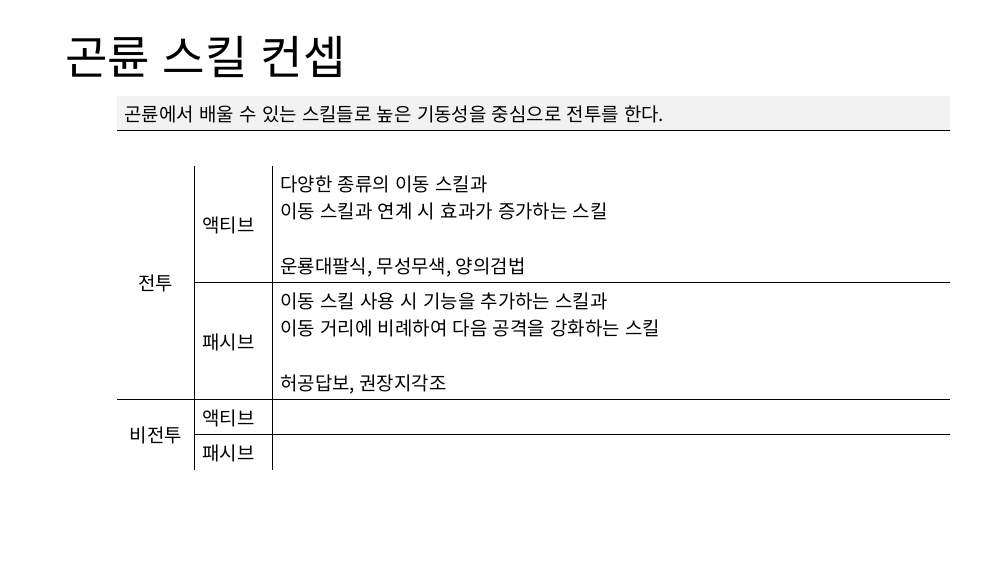
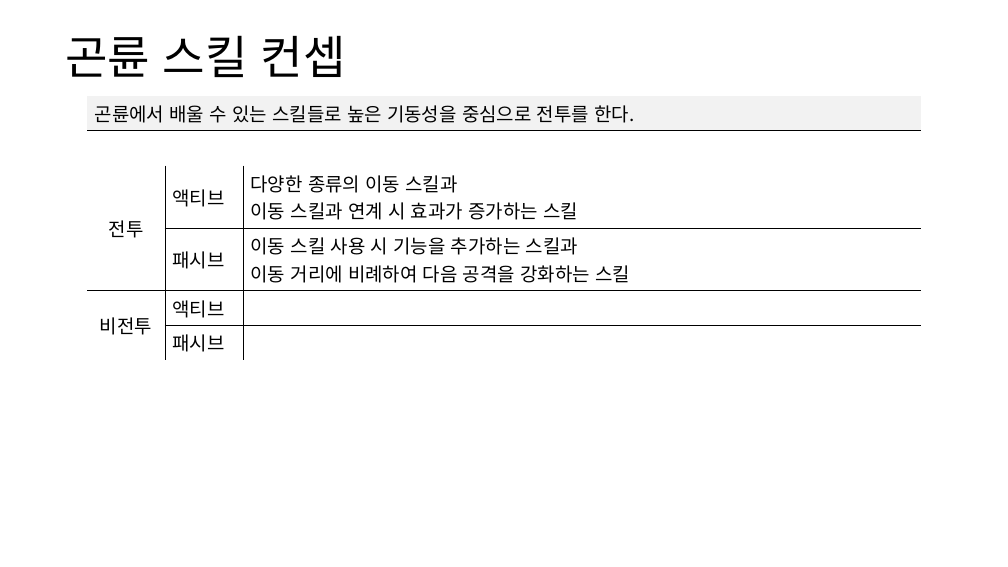
Before and after one commit to yjk0401/unityenginebasic_9th, a slide deck: slide 10 of 기획/방랑엽사전/스킬 기획서.pptx. Drawn at 1008x567 pixels with LibreOffice and Linux fonts; fonts in the diff are those of the drawing. Boxes give left, top, right and bottom in pixels: in the first picture for what was removed or moved away, otherwise in the second. Text is boxed around its words. In the diff, an @@ line names an element or a change of style, - is before the commit and + after.

```diff
--- a/기획/방랑엽사전/스킬 기획서.pptx
+++ b/기획/방랑엽사전/스킬 기획서.pptx
@@ table at (87, 96, 920, 356) @@
-row 3, column 3: 다양한 종류의 이동 스킬과 / 이동 스킬과 연계 시 효과가 증가하는 스킬 / 운룡대팔식, 무성무색, 양의검법
+row 3, column 3: 다양한 종류의 이동 스킬과 / 이동 스킬과 연계 시 효과가 증가하는 스킬
-row 4, column 3: 이동 스킬 사용 시 기능을 추가하는 스킬과 / 이동 거리에 비례하여 다음 공격을 강화하는 스킬 / 허공답보, 권장지각조
+row 4, column 3: 이동 스킬 사용 시 기능을 추가하는 스킬과 / 이동 거리에 비례하여 다음 공격을 강화하는 스킬
@@ table: place and size @@
-table at (117, 96, 951, 466)
+table at (87, 96, 920, 356)
```
Also in this commit, not shown: 14 other slides changed, 4 slides added, 3 other files.
